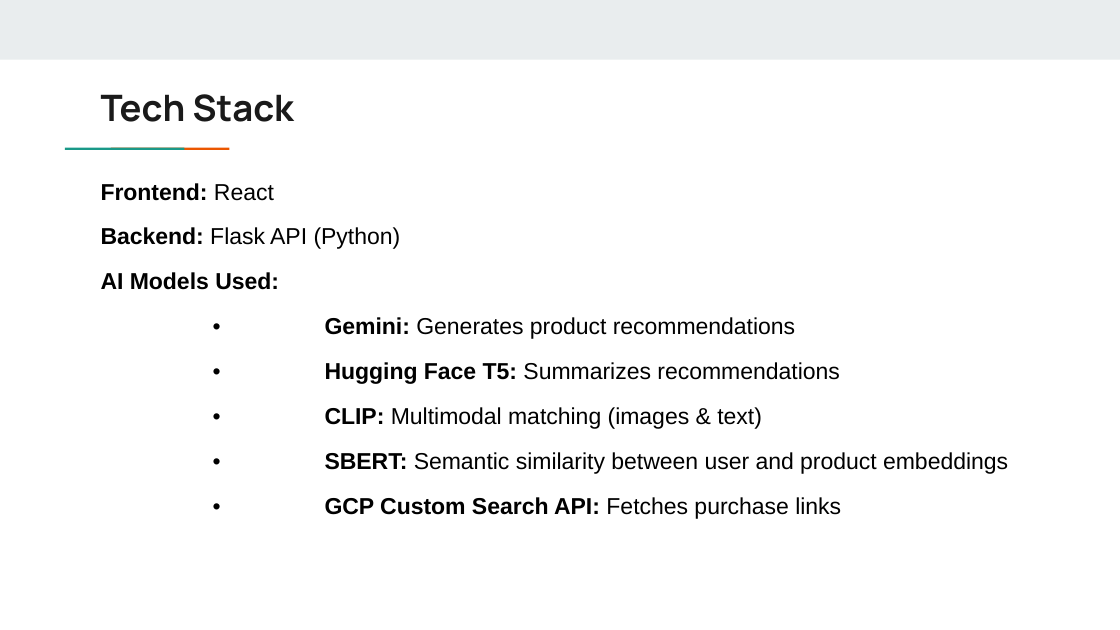
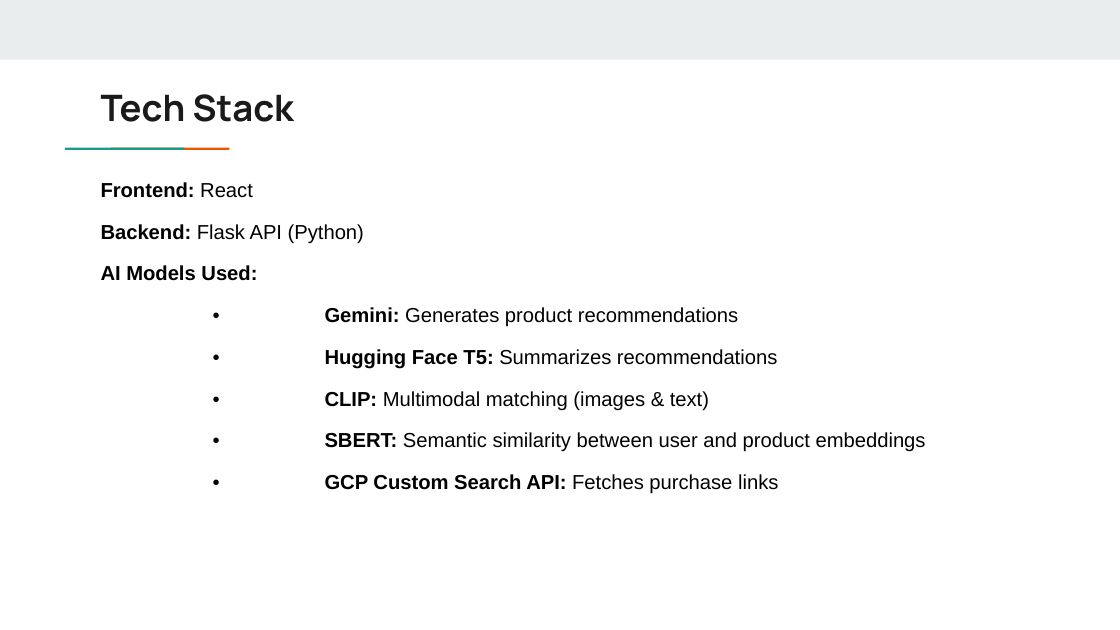
Before and after one commit to ewfx/aidhp-byte-brigade, a slide deck: slide 4 of artifacts/demo/Hyper_Personalization_Recommendation_System.pptx. Drawn at 1120x630 pixels with LibreOffice and Linux fonts; fonts in the diff are those of the drawing. Boxes give left, top, right and bottom in pixels: in the first picture for what was removed or moved away, otherwise in the second. Text is boxed around its words. In the diff, an @@ line names an element or a change of style, - is before the commit and + after.

```diff
--- a/artifacts/demo/Hyper_Personalization_Recommendation_System.pptx
+++ b/artifacts/demo/Hyper_Personalization_Recommendation_System.pptx
@@ text "Frontend: React" at (101, 182, 926, 494): size 14.8 to 13 pt @@
```
Also in this commit, not shown: 1 other slide changed.
